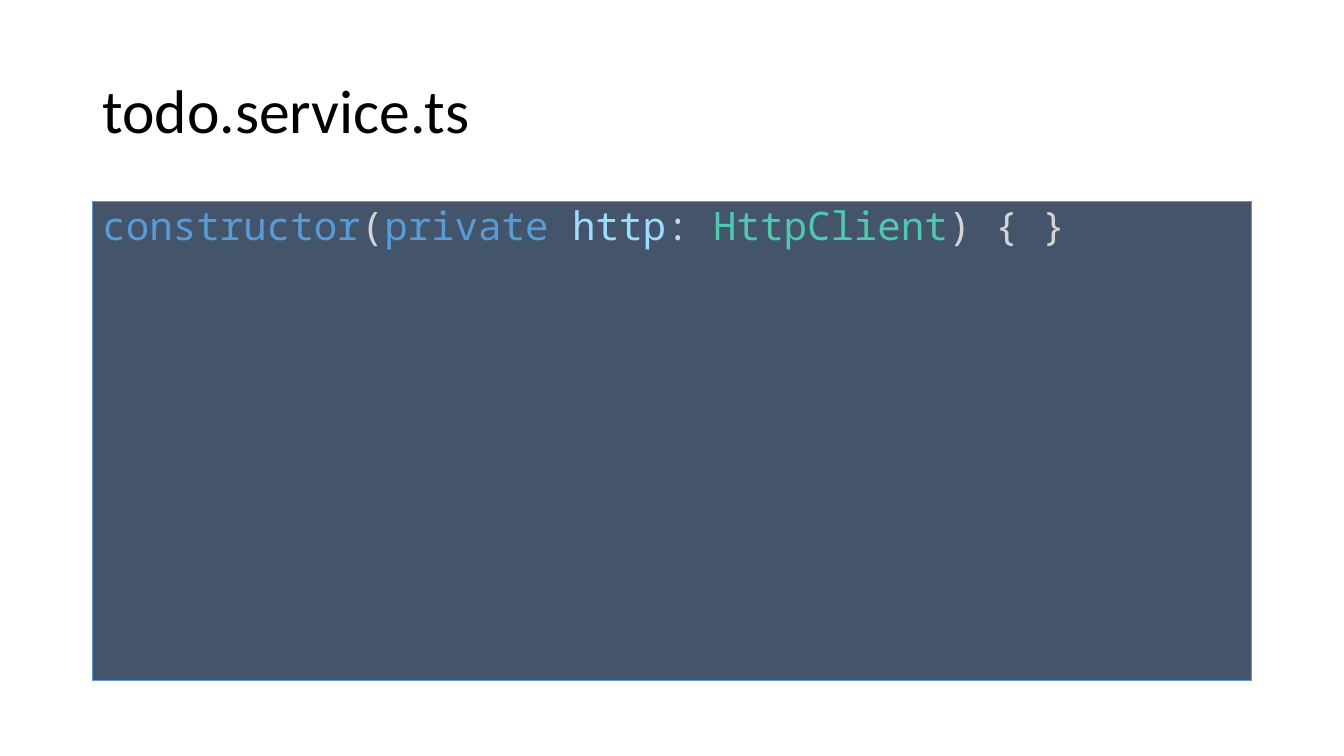
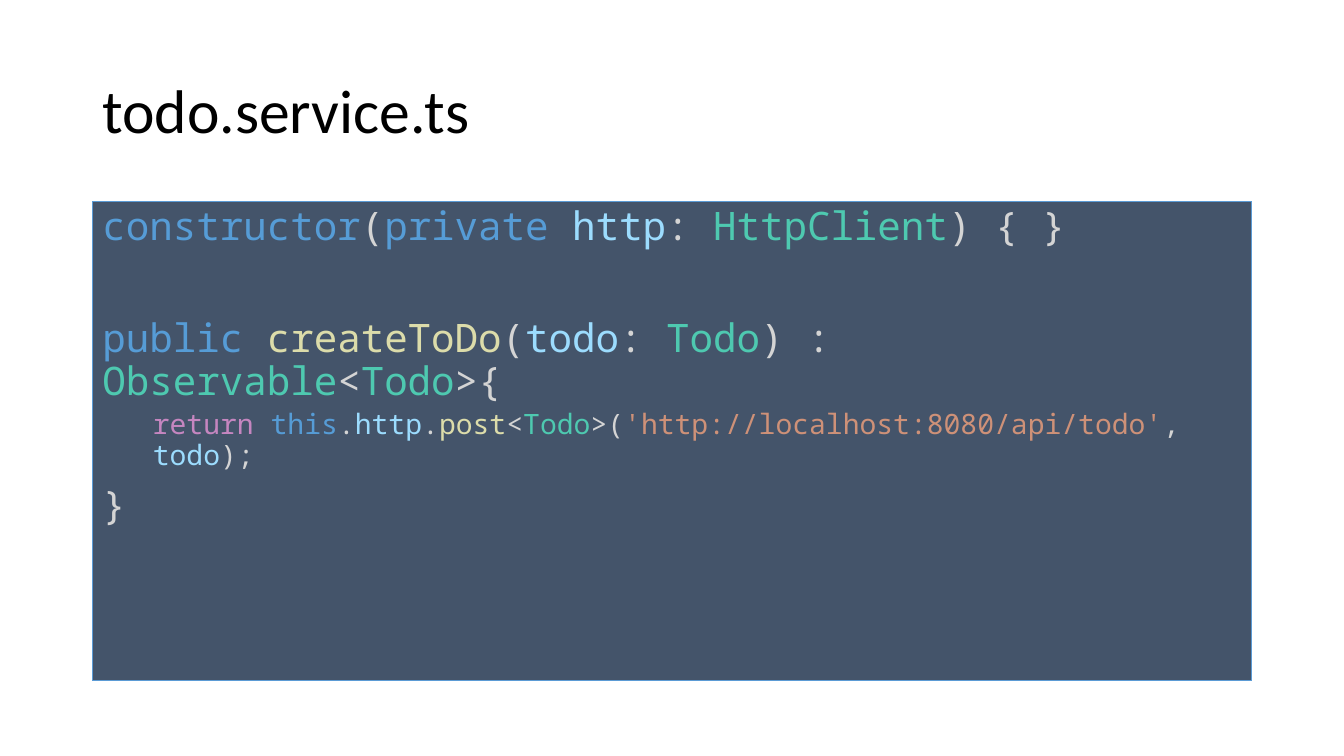
Before and after one commit to spirit-coding/todo-app-aj33349, a slide deck: slide 29 of Angular2.pptx. Drawn at 1344x756 pixels with LibreOffice and Linux fonts; fonts in the diff are those of the drawing. Boxes give left, top, right and bottom in pixels: in the first picture for what was removed or moved away, otherwise in the second. Text is boxed around its words. In the diff, an @@ line names an element or a change of style, - is before the commit and + after.

```diff
--- a/Angular2.pptx
+++ b/Angular2.pptx
@@ text at [102,322,1180,470]: paragraphs added @@
+public createToDo(todo: Todo) : Observable<Todo>{
+  return this.http.post<Todo>('http://localhost:8080/api/todo', todo);
+}
```
Also in this commit, not shown: 6 other slides changed, 9 slides added, 7 other files.
